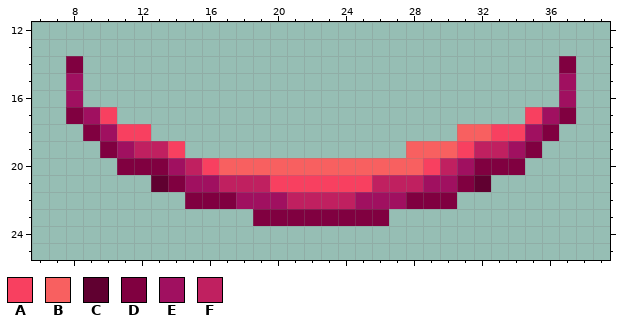
File history of a pixel-art sprite, Assets/Textures/EyeShadingLower.png. Above is the file before it was changed.
The file is 47x32 pixels. Shown: x 6..39, y 12..25.
Palette (. is transparent): A #f84060  B #f86060  C #600030  D #800040  E #a01060  F #c02060
Pixels before, first column x 8:
14 D............................D
15 E............................E
16 E............................E
17 DEA........................AED
18 .DEAA..................BBAAED.
19 ..DEFFA.............BBBAFFED..
20 ...DDDEFABBBBBBBBBBBBAFEDDD...
21 .....CDEEFFFAAAAAAFFFEEDC.....
22 .......DDDEEEFFFFEEEDDD.......
23 ...........DDDDDDDD...........
The same view after the edit:
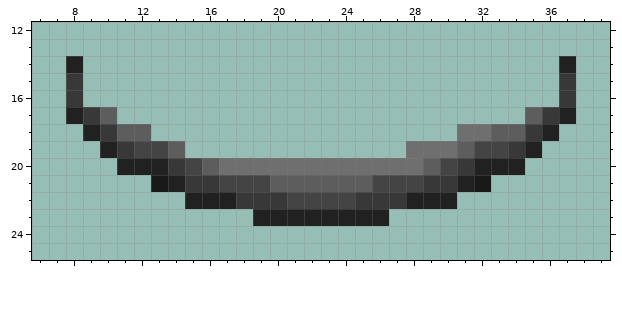
Difference:
colour A: #f84060 -> #5d5d5d
colour B: #f86060 -> #6f6f6f
colour C: #600030 -> #191919
colour D: #800040 -> #212121
colour E: #a01060 -> #383838
colour F: #c02060 -> #444444
Where, in picture pixels (left, top, right, bottom), the same in both pictures:
changed: (66, 56, 576, 226)
